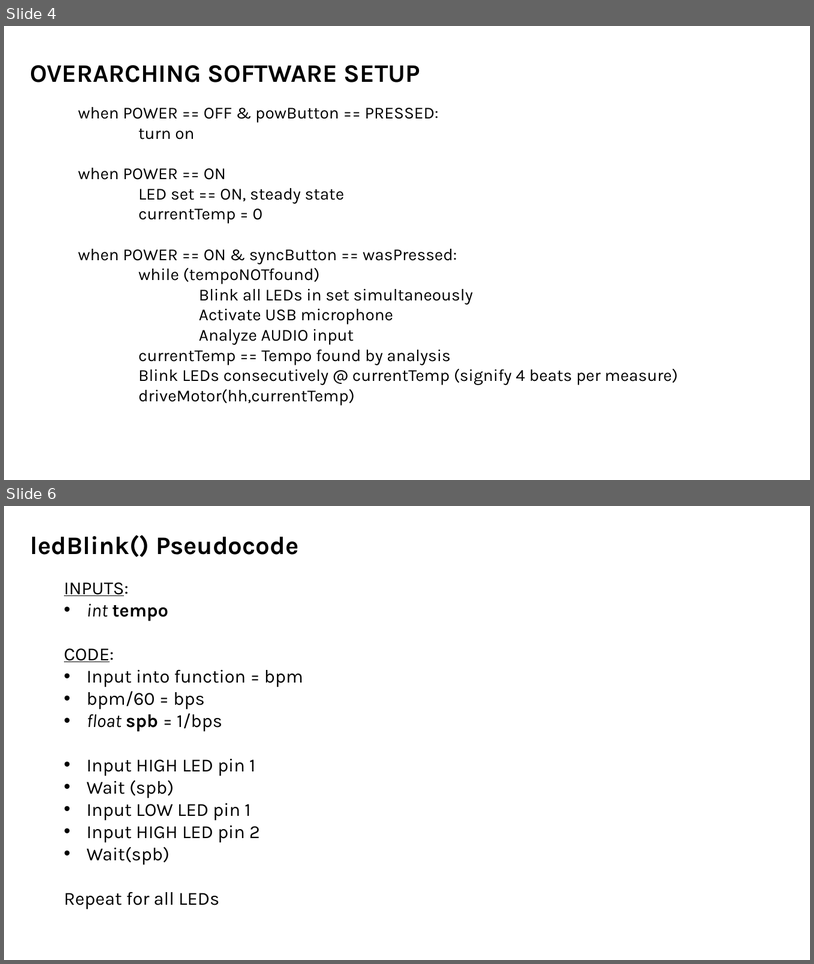
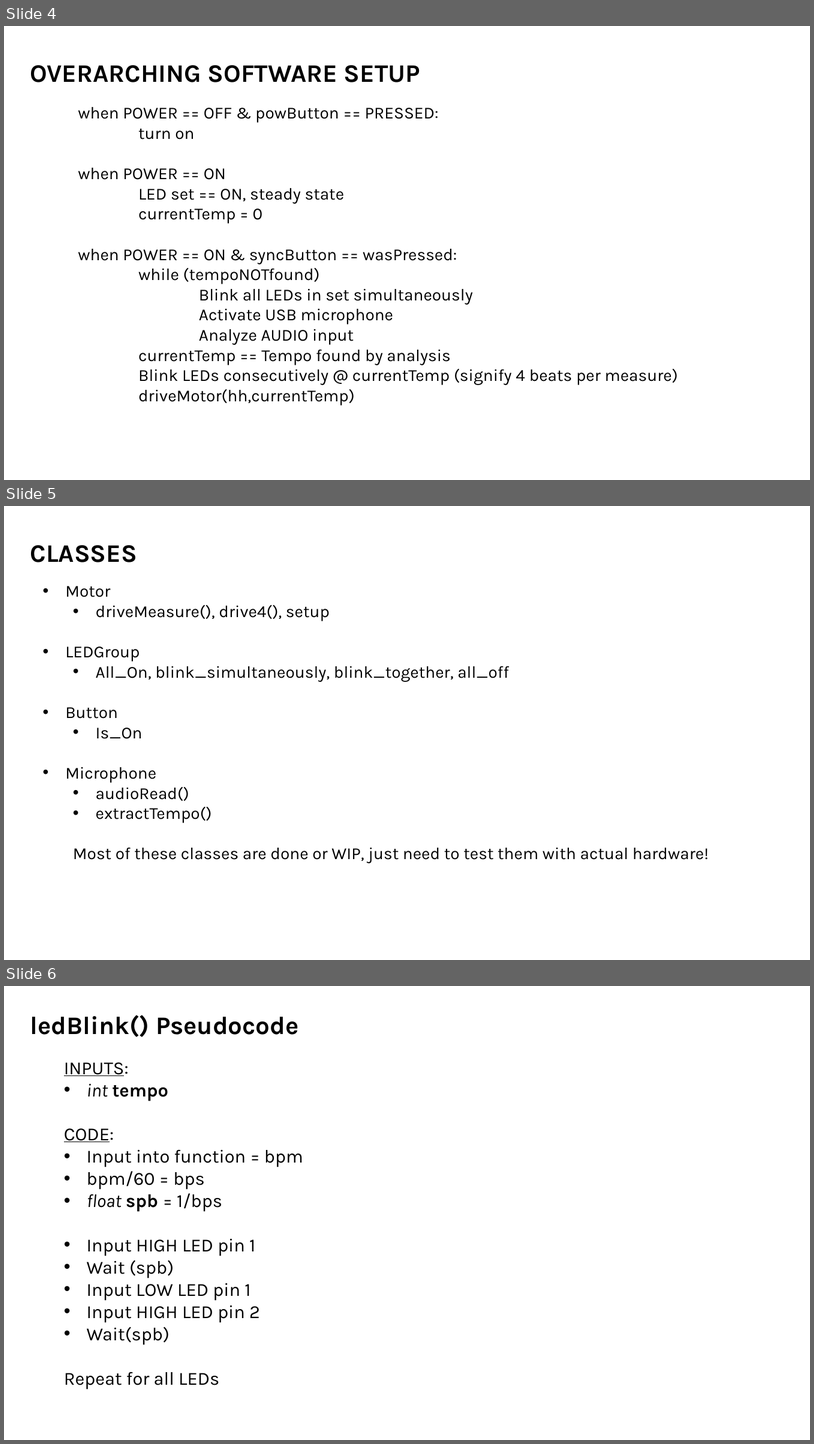
Before and after one commit to kmCoon/ENGI-301, a slide deck: project-01/docs/Cooney_Project_01_Software_Diagrams.pptx. Shown one above the other, each under a label of ours: slides 4 and 6 before the commit, slides 4, 5 and 6 after it; the slides between them are not shown. The pictures are 814x964 and 814x1444 pixels, drawn with LibreOffice and Linux fonts; fonts in the diff are those of the drawing. Boxes give left, top, right and bottom in pixels: in the first picture for what was removed or moved away, otherwise in the second. Text is boxed around its words. In the diff, an @@ line names an element or a change of style, - is before the commit and + after.

Commit message:
Added microphone class + altered software API!
Added lots of little things

```diff
--- a/project-01/docs/Cooney_Project_01_Software_Diagrams.pptx
+++ b/project-01/docs/Cooney_Project_01_Software_Diagrams.pptx
@@ slide 5 added at (4,506,810,960), background #FFFFFF @@
@@ text added at (30,545,137,562), 30 pt, text #000000, bold @@
+CLASSES
@@ text added at (65,586,709,863), 20 pt, text #000000 @@
+• Motor
+  • driveMeasure(), drive4(), setup
+• LEDGroup
+  • All_On, blink_simultaneously, blink_together, all_off
+• Button
+  • Is_On
+• Microphone
+  • audioRead()
+  • extractTempo()
+  Most of these classes are done or WIP, just need to test them with actual hardware!
```
Also in this commit, not shown: 1 slide removed, 1 other file.
